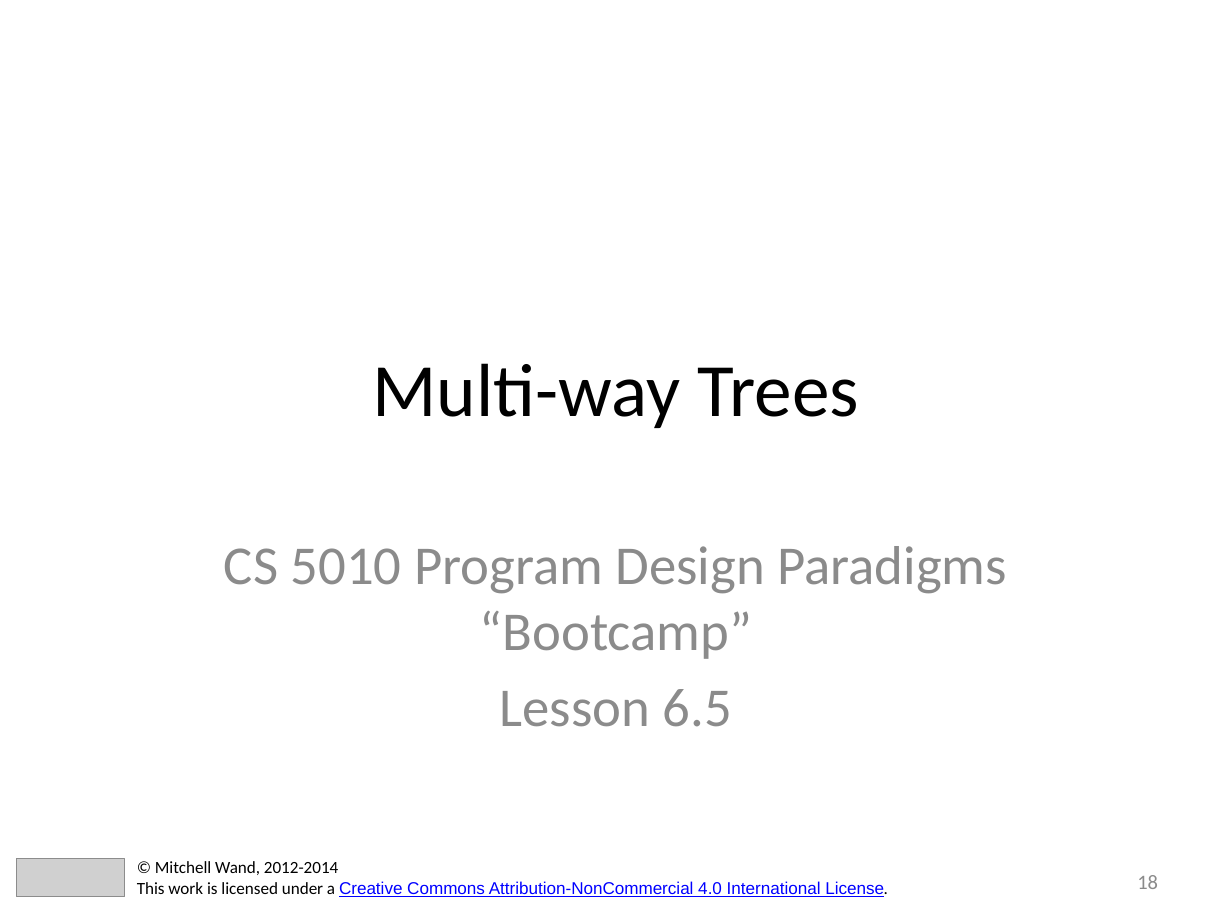
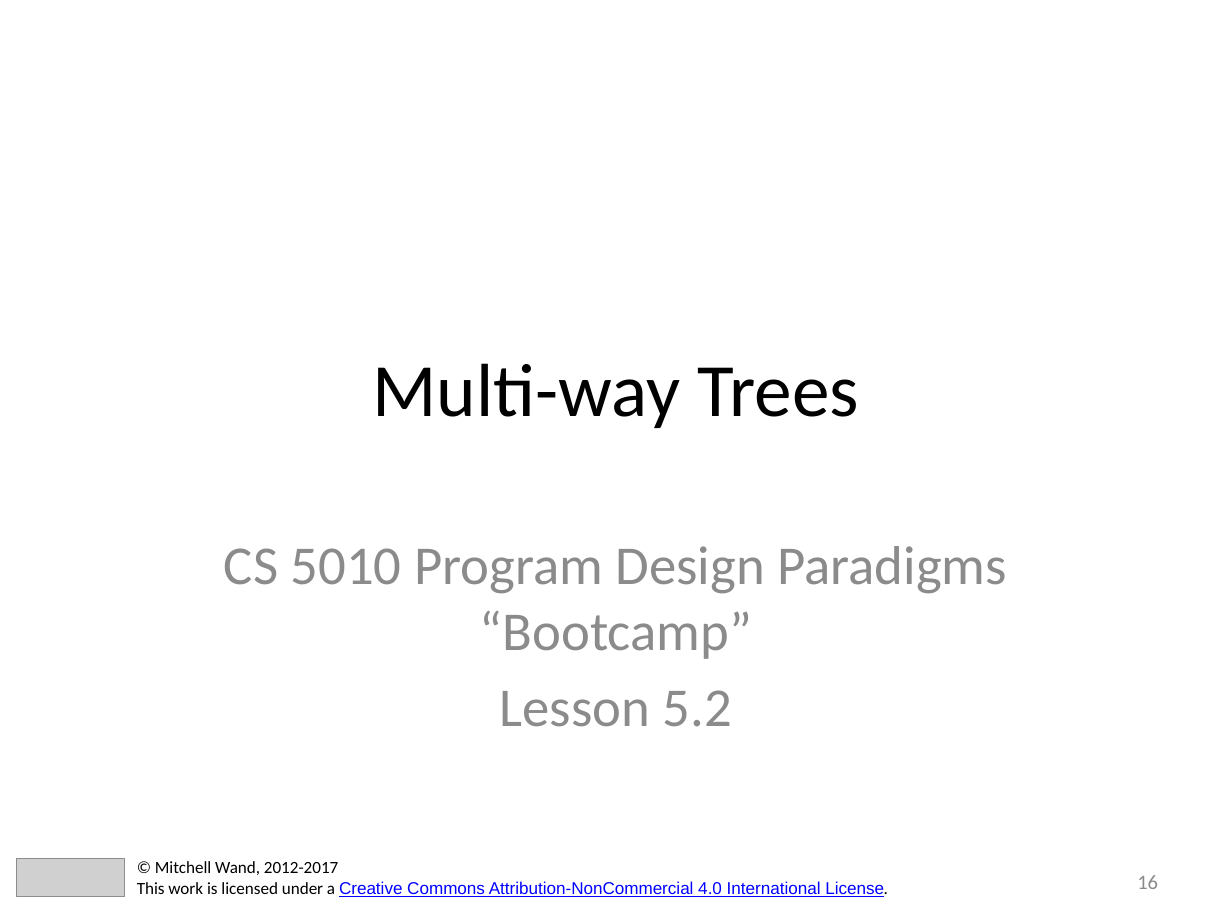
Before and after one commit to mwand/cs5010f17, a slide deck: slide 16 of Slides/Lesson 5.X Trees and Graphs - Combined Slides.pptx (slide 18 before the commit). Drawn at 1232x924 pixels with LibreOffice and Linux fonts; fonts in the diff are those of the drawing; grey boxes stand for pictures. Boxes give left, top, right and bottom in pixels: in the first picture for what was removed or moved away, otherwise in the second. Text is boxed around its words. In the diff, an @@ line names an element or a change of style, - is before the commit and + after.

```diff
--- a/Slides/Lesson 5.X Trees and Graphs - Combined Slides.pptx
+++ b/Slides/Lesson 5.X Trees and Graphs - Combined Slides.pptx
@@ subtitle at <box>500,690,732,727</box>: text changed @@
-Lesson 6.5
+Lesson 5.2
@@ text at <box>155,861,338,875</box>: text changed @@
-© Mitchell Wand, 2012-2014
+© Mitchell Wand, 2012-2017
@@ page number at <box>1137,875,1158,889</box>: text changed @@
-18
+16
```
Also in this commit, not shown: 30 other slides changed, 1 slide added, 4 slides removed, 51 other files.
